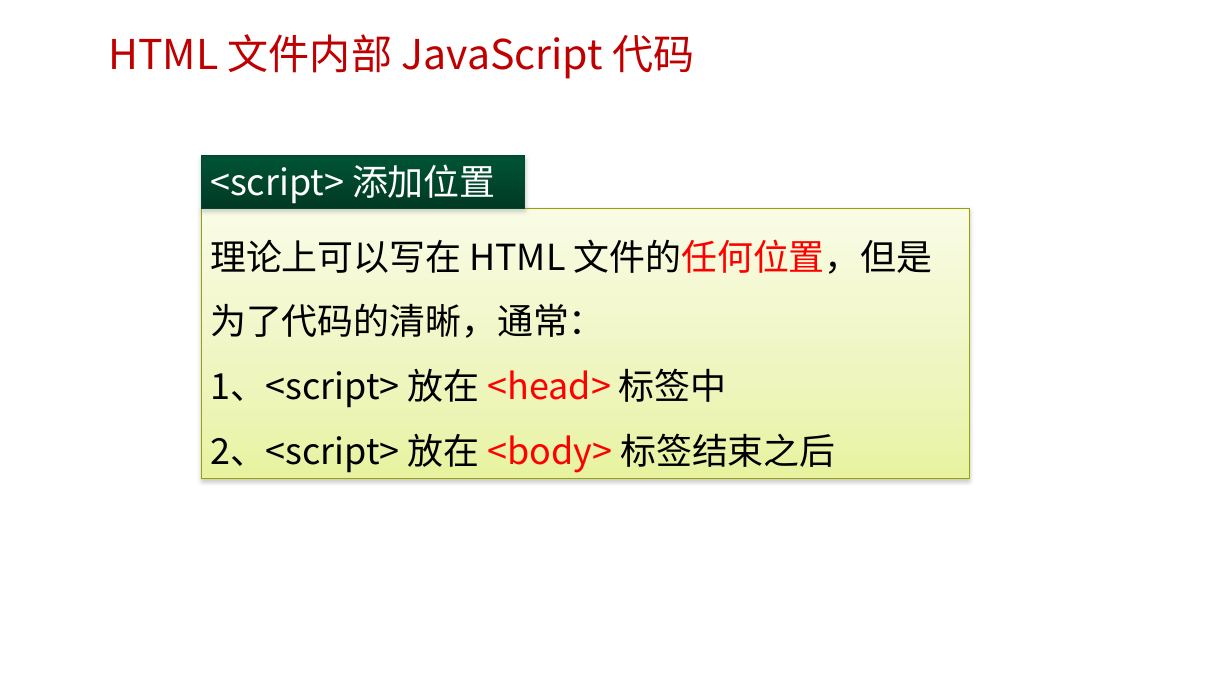
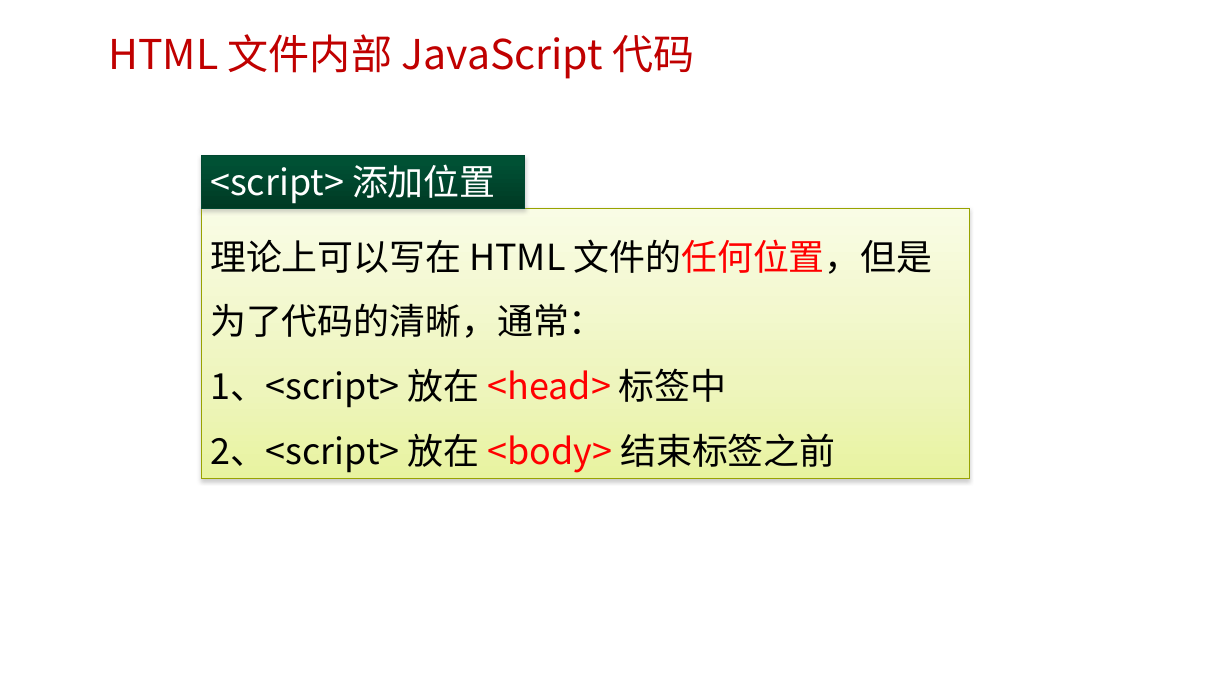
Before and after one commit to edu2act/course-web2, a slide deck: slide 22 of materials/slides/第一章 JavaScript概述.pptx. Drawn at 1232x693 pixels with LibreOffice and Linux fonts; fonts in the diff are those of the drawing; background and template pictures are left out. Boxes give left, top, right and bottom in pixels: in the first picture for what was removed or moved away, otherwise in the second. Text is boxed around its words. In the diff, an @@ line names an element or a change of style, - is before the commit and + after.

```diff
--- a/materials/slides/第一章 JavaScript概述.pptx
+++ b/materials/slides/第一章 JavaScript概述.pptx
@@ text in rectangle at (x1=210, y1=433, x2=835, y2=473): text changed @@
-2、<script> 放在 <body> 标签结束之后
+2、<script> 放在 <body> 结束标签之前
```
Also in this commit, not shown: 10 other slides changed, 22 other files.
